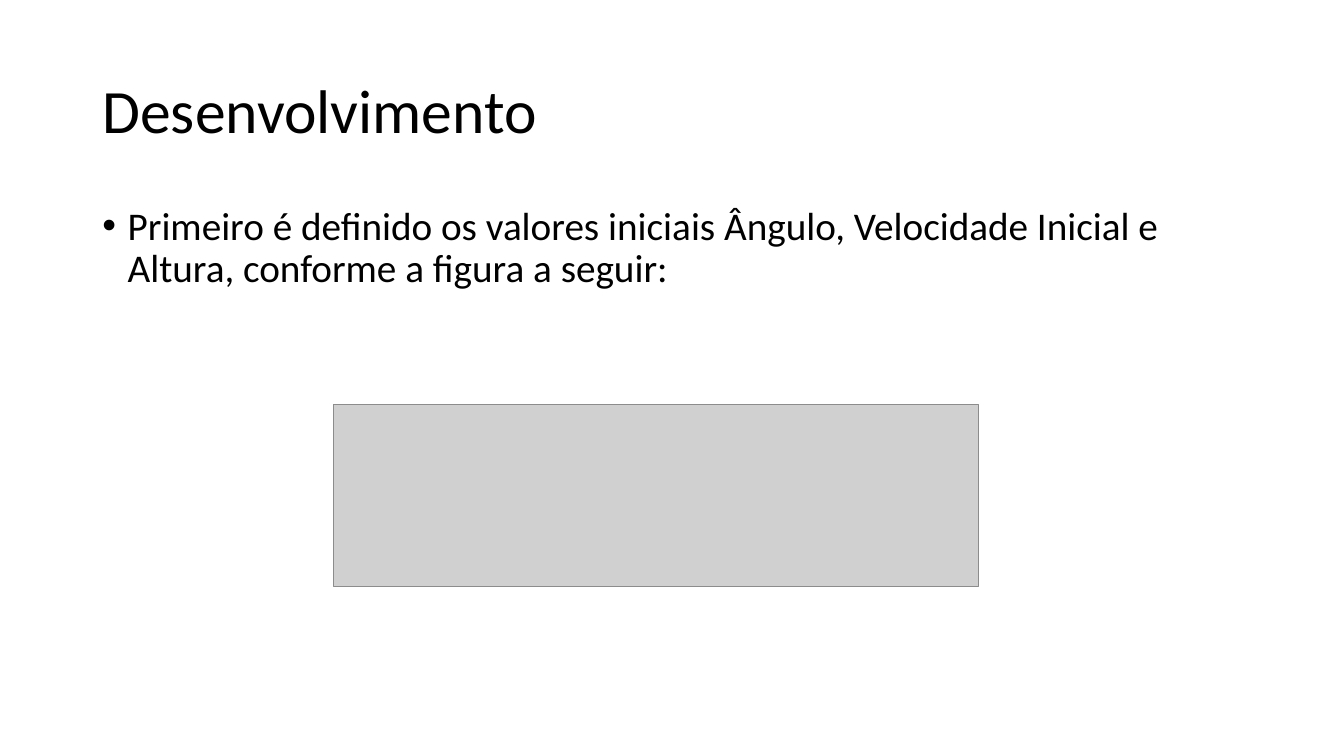
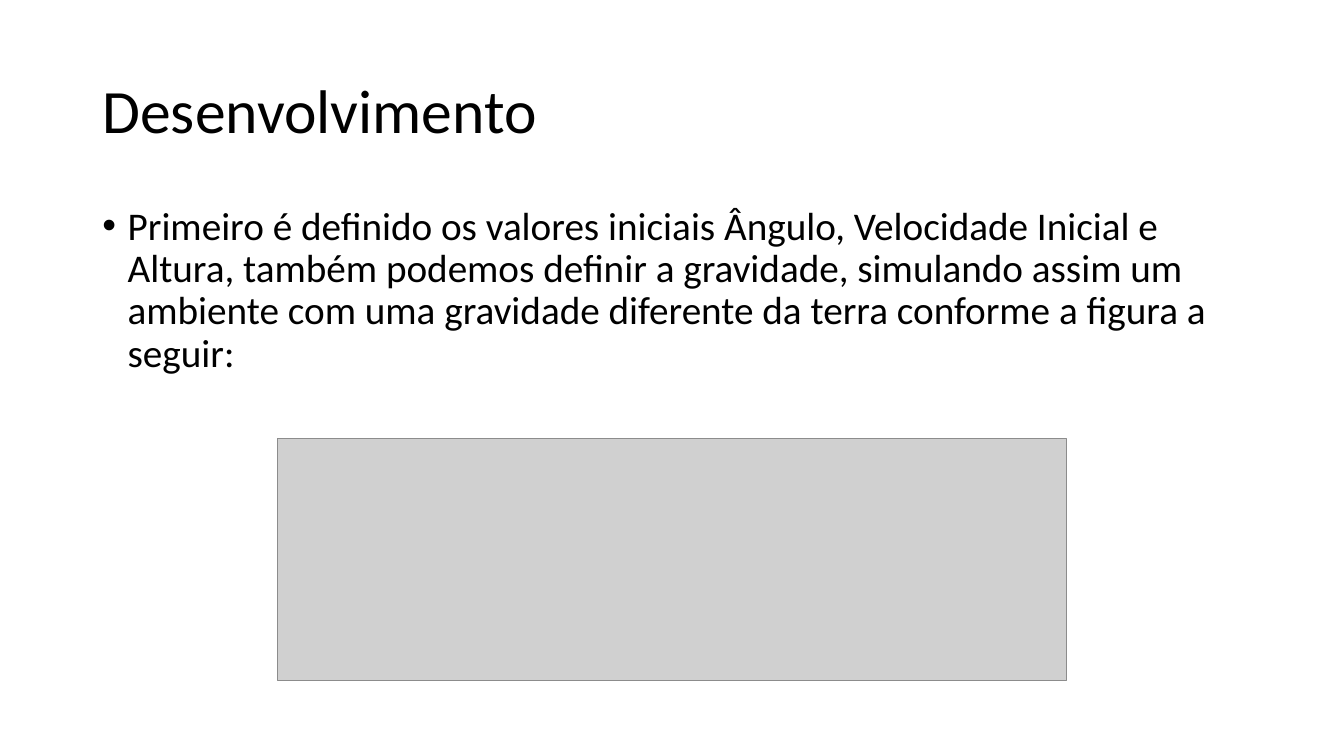
Before and after one commit to jonatanrinckus/SimulacaoDiscretaTrabalhoM2, a slide deck: slide 9 of new/Estudo Modelagem Bifocal.pptx. Drawn at 1344x756 pixels with LibreOffice and Linux fonts; fonts in the diff are those of the drawing; grey boxes stand for pictures. Boxes give left, top, right and bottom in pixels: in the first picture for what was removed or moved away, otherwise in the second. Text is boxed around its words. In the diff, an @@ line names an element or a change of style, - is before the commit and + after.

```diff
--- a/new/Estudo Modelagem Bifocal.pptx
+++ b/new/Estudo Modelagem Bifocal.pptx
@@ text at (128,208,1206,374): text changed @@
-• Primeiro é definido os valores iniciais Ângulo, Velocidade Inicial e Altura, conforme a figura a seguir:
+• Primeiro é definido os valores iniciais Ângulo, Velocidade Inicial e Altura, também podemos definir a gravidade, simulando assim um ambiente com uma gravidade diferente da terra conforme a figura a seguir:
@@ picture removed at (334,404,979,586) @@
@@ picture added at (277,439,1066,682) @@
```
Also in this commit, not shown: 3 other slides changed, 2 other files.
